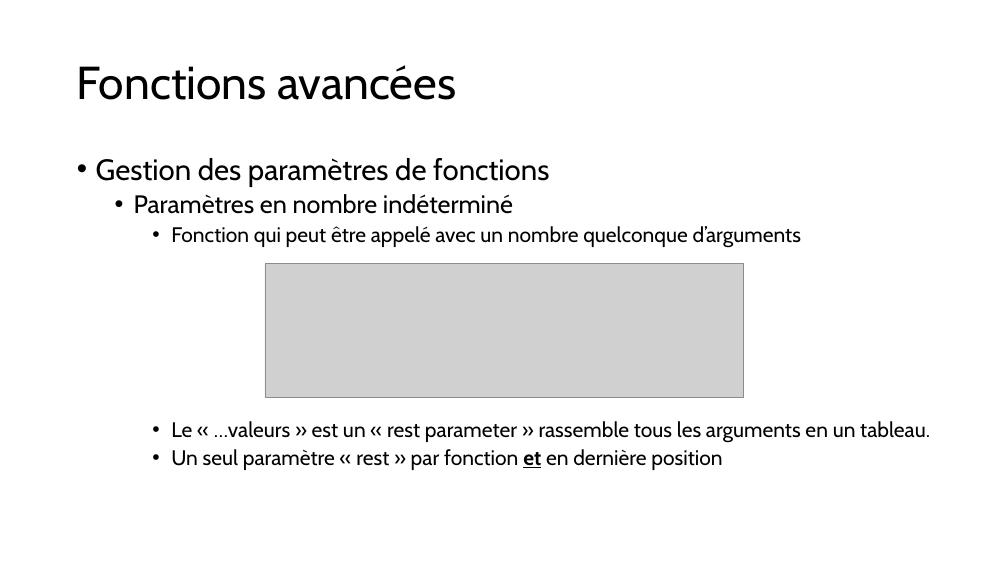
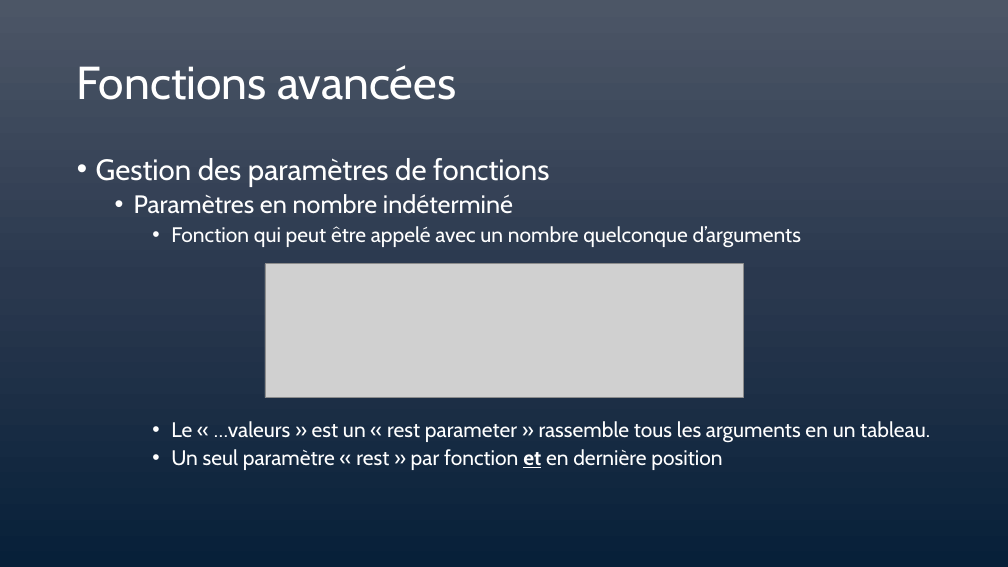
Before and after one commit to LJKhnor/chapitre-8, a slide deck: slide 11 of Chapitre 8.pptx. Drawn at 1008x567 pixels with LibreOffice and Linux fonts; fonts in the diff are those of the drawing; grey boxes stand for pictures. Boxes give left, top, right and bottom in pixels: in the first picture for what was removed or moved away, otherwise in the second. Text is boxed around its words. In the diff, an @@ line names an element or a change of style, - is before the commit and + after.

```diff
--- a/Chapitre 8.pptx
+++ b/Chapitre 8.pptx
@@ background #FFFFFF to gradient #4D5667 to #2B394F to #072139 @@
@@ title "Fonctions avancées" at [77,65,456,100]: text colour #000000 to #FFFFFF @@
@@ text "Gestion des paramètres de fonctions" at [96,158,930,470]: text colour #000000 to #FFFFFF @@
```
Also in this commit, not shown: 24 other slides changed, 2 slides added, 2 slides removed, 1 other file.
